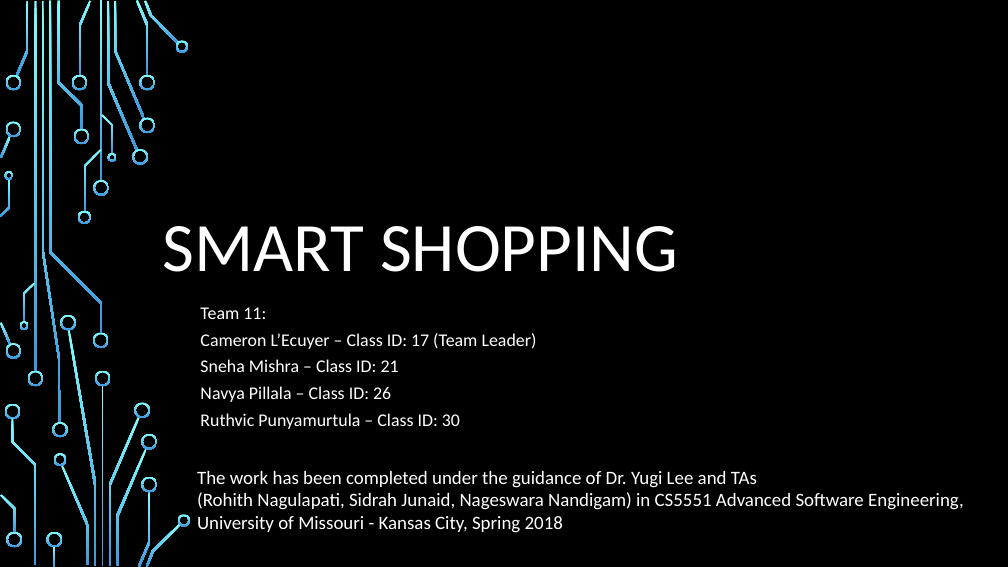
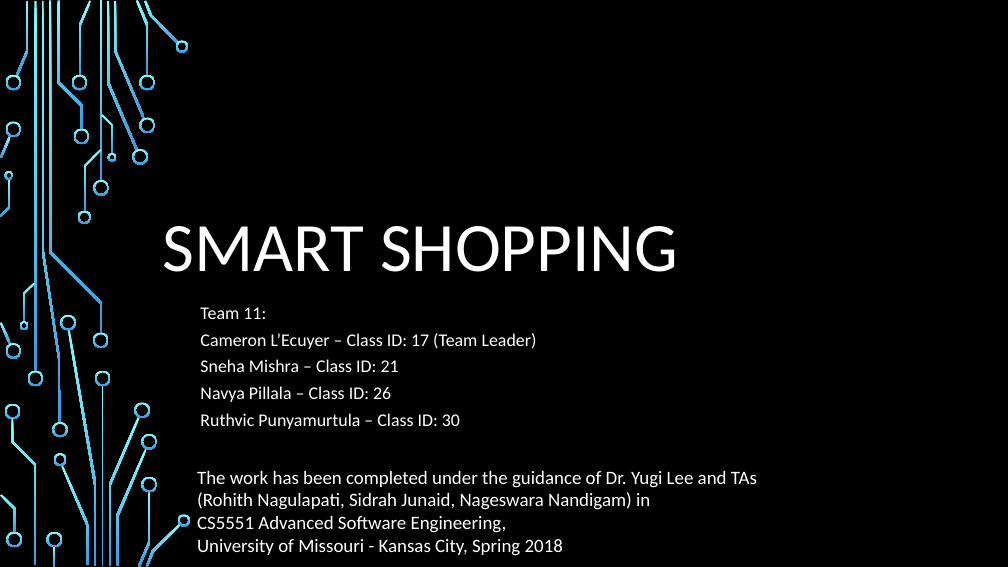
Before and after one commit to Ruthvicp/CS5551_Team_11_Project, a slide deck: slide 1 of Documentation/Smart Shopping Final PPT.pptx. Drawn at 1008x567 pixels with LibreOffice and Linux fonts; fonts in the diff are those of the drawing; background and template pictures are left out. Boxes give left, top, right and bottom in pixels: in the first picture for what was removed or moved away, otherwise in the second. Text is boxed around its words. In the diff, an @@ line names an element or a change of style, - is before the commit and + after.

Commit message:
Updated PPT

```diff
--- a/Documentation/Smart Shopping Final PPT.pptx
+++ b/Documentation/Smart Shopping Final PPT.pptx
@@ text at [197, 492, 650, 533]: text changed @@
-(Rohith Nagulapati, Sidrah Junaid, Nageswara Nandigam) in CS5551 Advanced Software Engineering,
+(Rohith Nagulapati, Sidrah Junaid, Nageswara Nandigam) in
+CS5551 Advanced Software Engineering,
```
Also in this commit, not shown: 1 other slide changed, 1 slide added, 1 slide removed.
